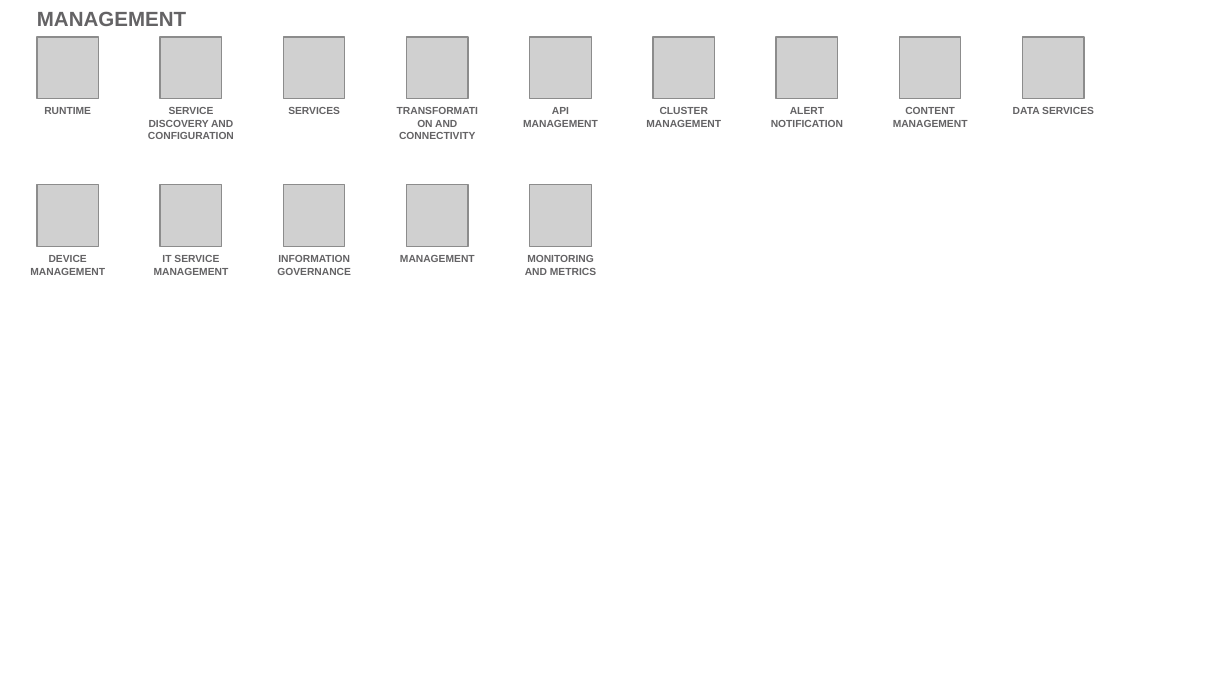
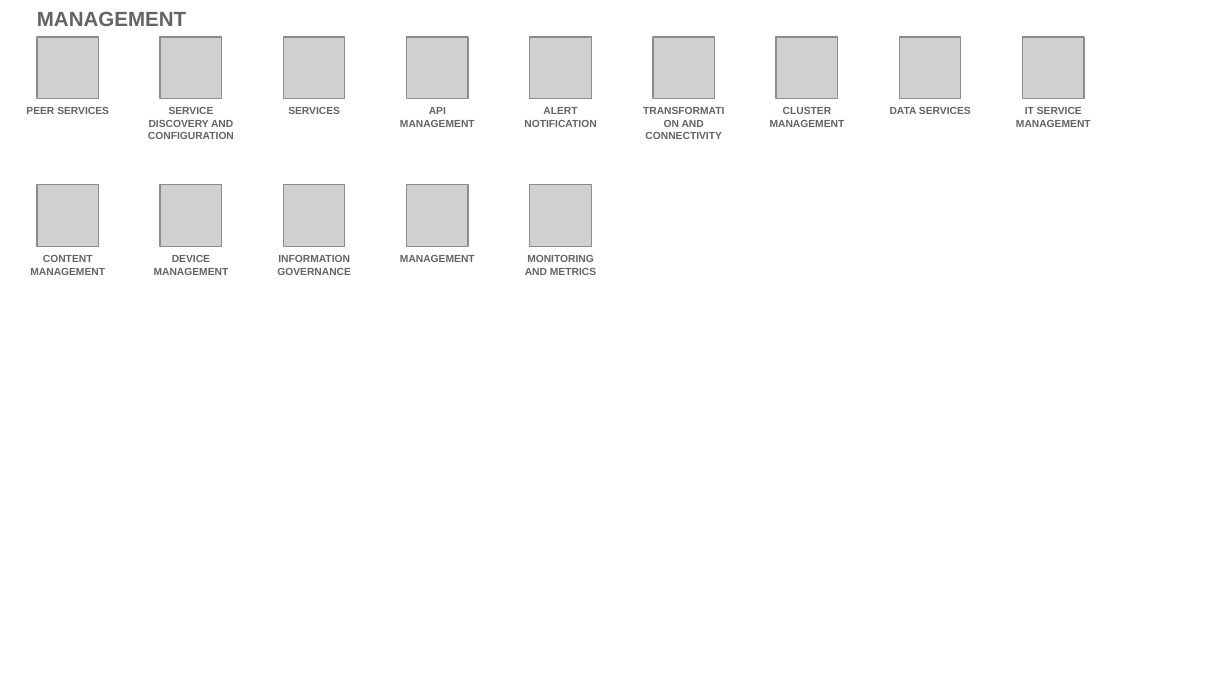
Before and after one commit to l2fprod/myarchitecture, a slide deck: slide 19 of mycatalog-architecture-diagram-template.pptx. Drawn at 1232x693 pixels with LibreOffice and Linux fonts; fonts in the diff are those of the drawing; grey boxes stand for pictures. Boxes give left, top, right and bottom in pixels: in the first picture for what was removed or moved away, otherwise in the second. Text is boxed around its words. In the diff, an @@ line names an element or a change of style, - is before the commit and + after.

```diff
--- a/mycatalog-architecture-diagram-template.pptx
+++ b/mycatalog-architecture-diagram-template.pptx
@@ text at (26, 107, 109, 114): text changed @@
-RUNTIME
+PEER SERVICES
@@ text "API MANAGEMENT": place and size @@
-text "API MANAGEMENT" at (523, 107, 598, 127)
+text "API MANAGEMENT" at (400, 107, 475, 127)
@@ text "ALERT NOTIFICATION": place and size @@
-text "ALERT NOTIFICATION" at (771, 107, 843, 127)
+text "ALERT NOTIFICATION" at (524, 107, 596, 127)
@@ text "TRANSFORMATION AND CONNECTIVITY": place and size @@
-text "TRANSFORMATION AND CONNECTIVITY" at (399, 120, 475, 139)
+text "TRANSFORMATION AND CONNECTIVITY" at (645, 120, 721, 139)
@@ text "CLUSTER MANAGEMENT": place and size @@
-text "CLUSTER MANAGEMENT" at (646, 107, 721, 127)
+text "CLUSTER MANAGEMENT" at (770, 107, 845, 127)
@@ text "DATA SERVICES": place and size @@
-text "DATA SERVICES" at (1013, 107, 1094, 114)
+text "DATA SERVICES" at (890, 107, 971, 114)
@@ text at (1016, 107, 1091, 127): text changed @@
-CONTENT MANAGEMENT
+IT SERVICE MANAGEMENT
@@ text at (30, 255, 105, 275): text changed @@
-DEVICE MANAGEMENT
+CONTENT MANAGEMENT
@@ text at (154, 255, 229, 275): text changed @@
-IT SERVICE MANAGEMENT
+DEVICE MANAGEMENT
```
Also in this commit, not shown: 13 other slides changed.
